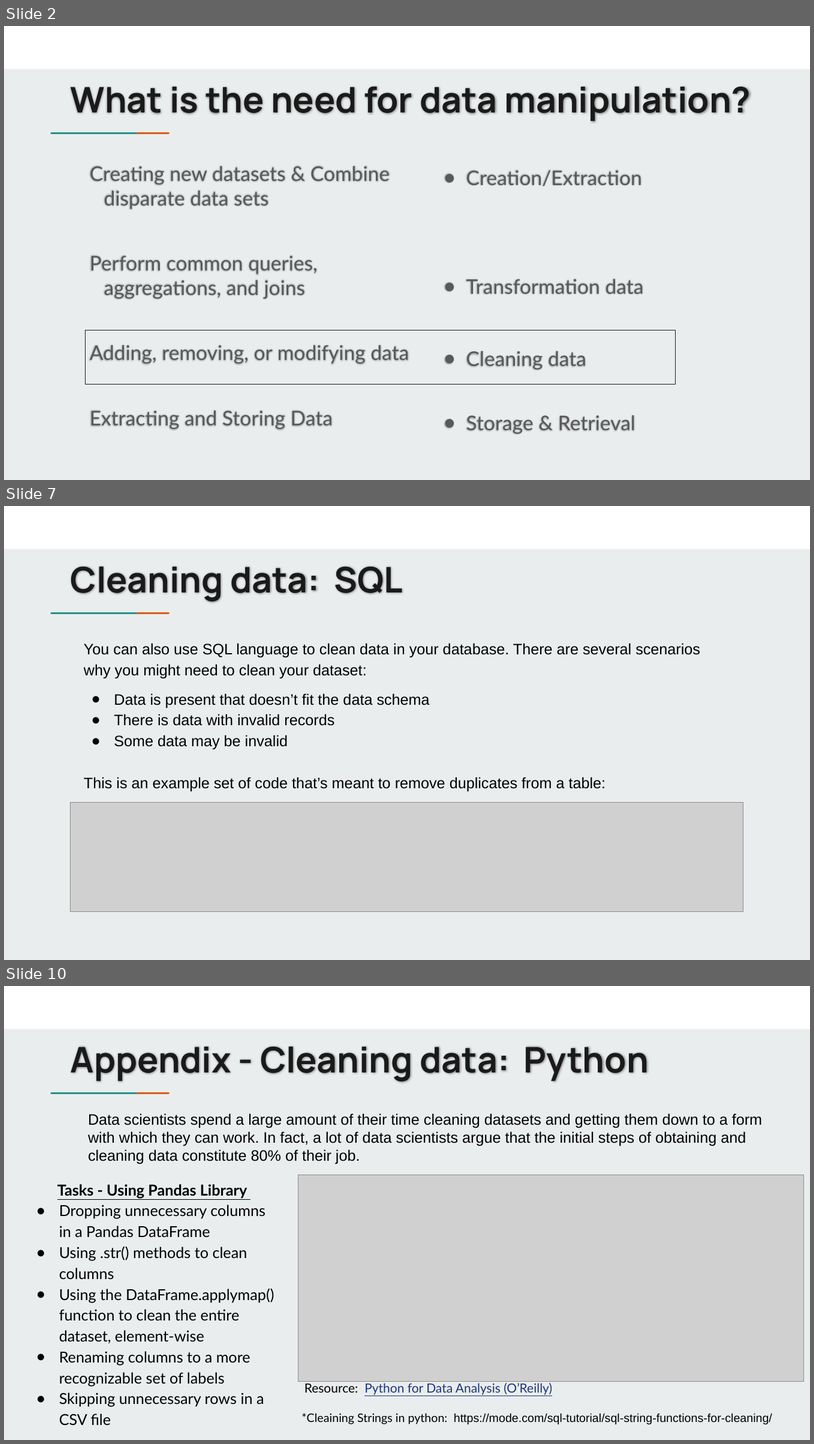
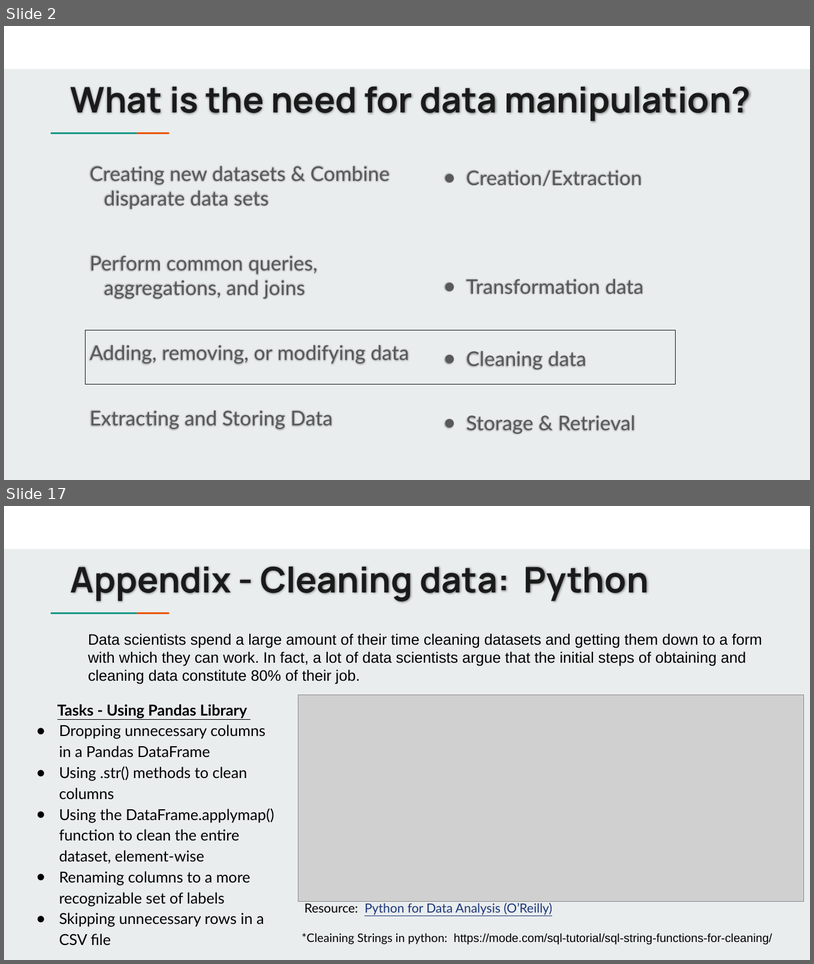
Before and after one commit to jbergmann56/OSDA-DataManipulationAndManagement, a slide deck: Lectures/Cleaning Data Using SQL (5).pptx. Shown one above the other, each under a label of ours: slides 2, 7 and 10 before the commit, slides 2 and 17 after it; the slides between them are not shown. The pictures are 814x1444 and 814x964 pixels, drawn with LibreOffice and Linux fonts; fonts in the diff are those of the drawing; grey boxes stand for pictures. Boxes give left, top, right and bottom in pixels: in the first picture for what was removed or moved away, otherwise in the second. Text is boxed around its words. In the diff, an @@ line names an element or a change of style, - is before the commit and + after.

```diff
--- a/Lectures/Cleaning Data Using SQL (5).pptx
+++ b/Lectures/Cleaning Data Using SQL (5).pptx
@@ slide 7 removed at [4,506,810,960], background #E9EDEE; not listed: 3 template elements that a slide beside it also shows @@
@@ title removed at [71,566,402,602] @@
-Cleaning data: SQL
@@ text removed at [84,643,701,791] @@
-You can also use SQL language to clean data in your database. There are several scenarios why you might need to clean your dataset:
-● Data is present that doesn’t fit the data schema
-● There is data with invalid records
-● Some data may be invalid
-This is an example set of code that’s meant to remove duplicates from a table:
@@ picture removed at [70,802,744,912] @@
@@ what was slide 10 is now slide 17 @@
```
Also in this commit, not shown: 4 slides changed, 10 slides added, 2 other slides removed, 9 other files.
